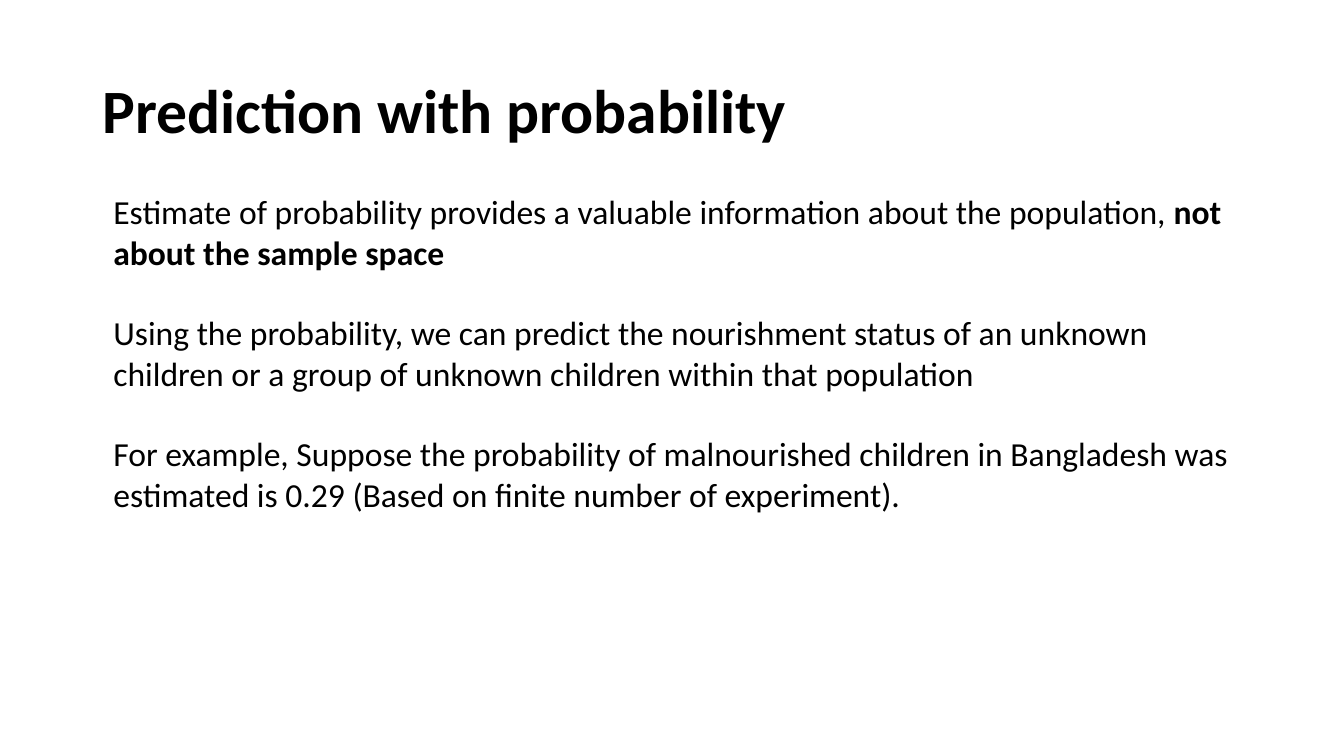
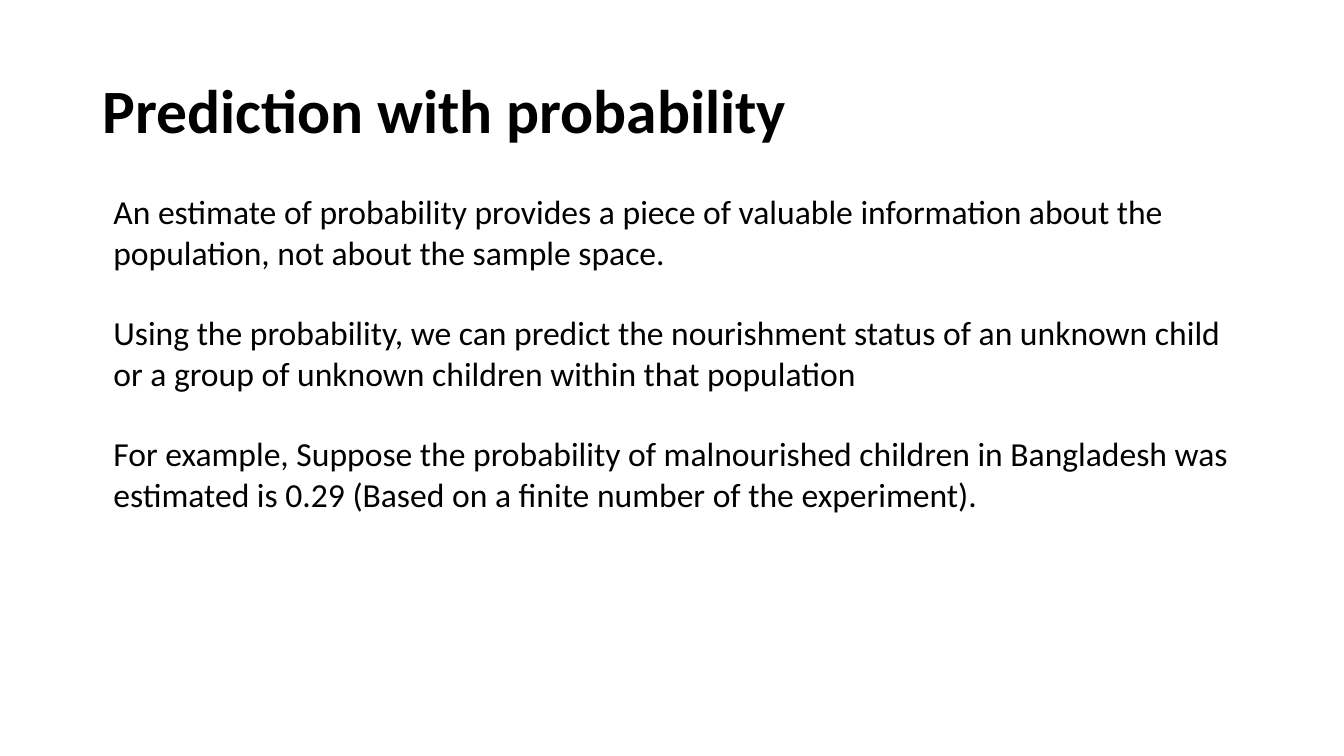
Before and after one commit to yushuf/TeamBeta, a slide deck: slide 40 of Presentation.pptx. Drawn at 1344x756 pixels with LibreOffice and Linux fonts; fonts in the diff are those of the drawing. Boxes give left, top, right and bottom in pixels: in the first picture for what was removed or moved away, otherwise in the second. Text is boxed around its words. In the diff, an @@ line names an element or a change of style, - is before the commit and + after.

```diff
--- a/Presentation.pptx
+++ b/Presentation.pptx
@@ text at (x1=113, y1=200, x2=1228, y2=513): text changed @@
-Estimate of probability provides a valuable information about the population, not about the sample space
-Using the probability, we can predict the nourishment status of an unknown children or a group of unknown children within that population
-For example, Suppose the probability of malnourished children in Bangladesh was estimated is 0.29 (Based on finite number of experiment).
+An estimate of probability provides a piece of valuable information about the population, not about the sample space.
+Using the probability, we can predict the nourishment status of an unknown child or a group of unknown children within that population
+For example, Suppose the probability of malnourished children in Bangladesh was estimated is 0.29 (Based on a finite number of the experiment).
```
Also in this commit, not shown: 3 other slides changed.
